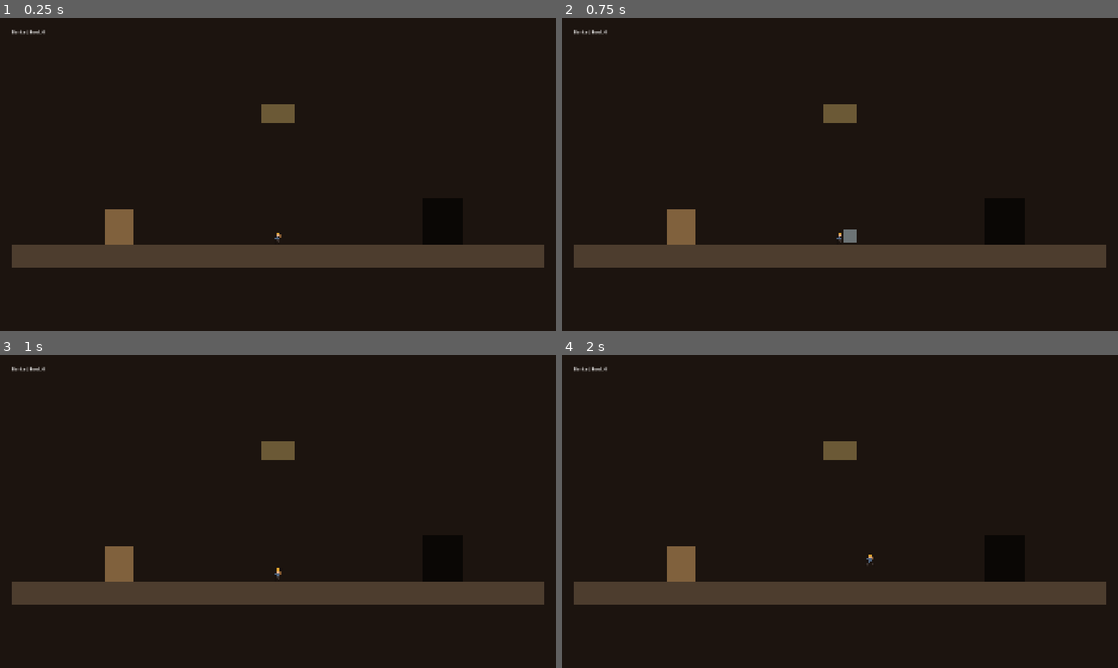
Above: before the commit, frames 1-4 (two rows, left to right).
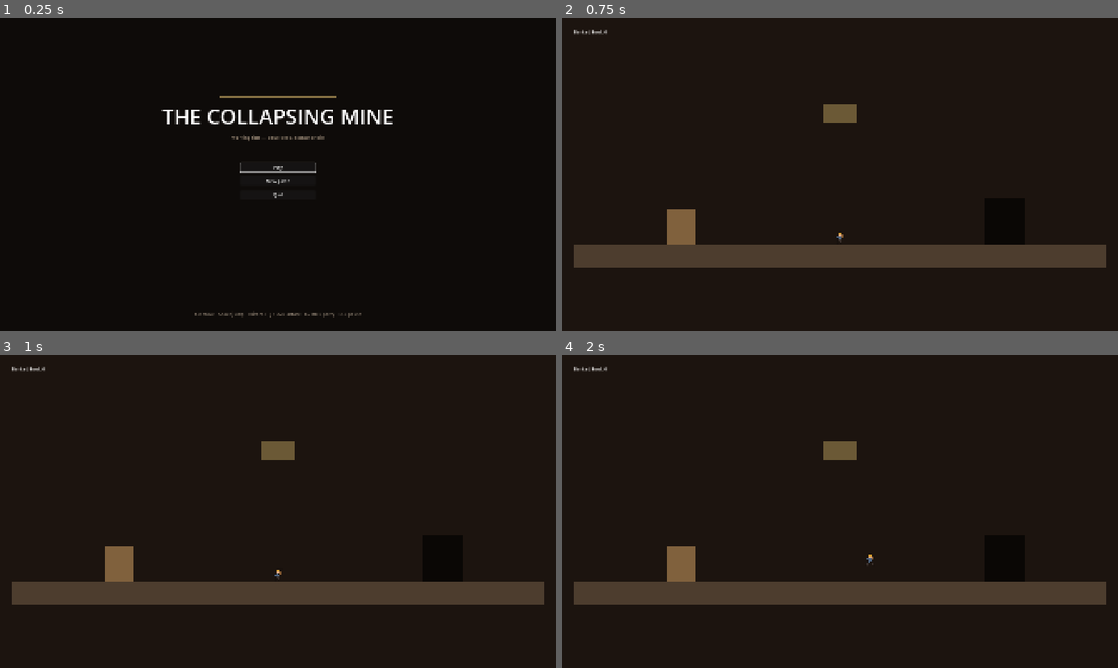
Above: after the commit, the same moments.

Repository: dlepi24/dungeon-delve
Game: Godot game, scene res://src/main/main.tscn
Same seed, same stepped clock (60 frames per second), same inputs: the game is played once before the commit and once after it. Before the commit the project starts from res://src/hub/hub.tscn.
Inputs (mouse positions are in pixels of both pictures, inside the frame that each line leads up to):
- Up to frame 1 (0.25 s): no input
- Up to frame 2 (0.75 s): click (840, 168) at 0.5 s, where only the run after the commit has a clickable "Play"
- Up to frame 3 (1 s): no input
- Up to frame 4 (2 s): tap Enter at 1.25 s; move the mouse to (962, 495) at 1.27 s; hold D (move_right) from 1.28 s (still down); click (962, 495) at 1.35 s; tap Space (jump) at 1.52, 1.82 s; right-click (962, 495) at 1.55 s

The runs differ from the first frame. In frame 1, 9.4% of the frame differs, in the area x 2-98%, y 3-96%; in frame 2, 0.1%; in frame 3, less than 0.1%; in frame 4, nothing differs.

Commit message:
Boot to a title screen instead of straight into the hub
Repurposes the M0 boot no-op at src/main into a real front door: Play /
Continue, New game behind an explicit wipe confirm, Quit, and a controls
line built from the LIVE keybinds so it never goes stale after a rebind.
Title reads 'The Collapsing Mine' marked as working title — the name is
still GDD open question 5.

Co-Authored-By: Claude Fable 5 <noreply@anthropic.com>

Diff:
--- a/project.godot
+++ b/project.godot
@@ -11,7 +11,7 @@
 [application]
 
 config/name="my-game"
-run/main_scene="res://src/hub/hub.tscn"
+run/main_scene="res://src/main/main.tscn"
 config/features=PackedStringArray("4.7", "GL Compatibility")
 
 [autoload]
--- a/src/main/main.gd
+++ b/src/main/main.gd
@@ -1,7 +1,61 @@
-extends Node2D
-## Boot scene. At M0 its only job is to prove the project runs clean from both
-## the editor and the CLI. The gray-box room and player arrive in M1.
+extends Control
+## The title screen. First thing a player sees; the game no longer boots you
+## straight into the hub mid-scene, because products start with a front door.
+##
+## Kept deliberately dumb: buttons route to scenes, and the one destructive
+## action (New Game wipes the save) hides behind an explicit confirm. Scene
+## flow is title -> hub -> delve -> hub; the title is only revisited on boot.
+##
+## Headless-safe by construction: tools/check.gd instantiates this scene
+## without adding it to the tree, so _ready never runs there — and everything
+## display-touching goes through the already-guarded Cursor helper anyway.
+
+const HUB_SCENE: String = "res://src/hub/hub.tscn"
+
+@onready var _play: Button = $Menu/Play
+@onready var _new_game: Button = $Menu/NewGame
+@onready var _quit: Button = $Menu/Quit
+@onready var _controls: Label = $Controls
+@onready var _confirm: PanelContainer = $Confirm
+@onready var _confirm_yes: Button = $Confirm/Margin/Rows/Buttons/Yes
+@onready var _confirm_cancel: Button = $Confirm/Margin/Rows/Buttons/Cancel
 
 
 func _ready() -> void:
-	print("Boot OK: main scene loaded, autoloads up, physics tick %d." % Engine.physics_ticks_per_second)
+	Cursor.menu()
+	# Menu ambience. The autoload survives the change into the hub, so the track
+	# carries through without restarting.
+	Music.play(&"hub")
+	_confirm.visible = false
+	_play.pressed.connect(_on_play)
+	_new_game.pressed.connect(func() -> void: _confirm.visible = true; _confirm_cancel.grab_focus())
+	_quit.pressed.connect(func() -> void: get_tree().quit())
+	_confirm_yes.pressed.connect(_on_wipe_confirmed)
+	_confirm_cancel.pressed.connect(func() -> void: _confirm.visible = false; _play.grab_focus())
+	# "Continue" when there is a save worth continuing; the distinction tells the
+	# player their progress is still here.
+	if GameState.banked_haul > 0 or not GameState.upgrade_levels.is_empty():
+		_play.text = "Continue"
+	_refresh_controls_line()
+	_play.grab_focus()
+
+
+## The verbs, from the LIVE keybinds — a static hint goes stale the moment a key
+## is rebound. Lesson from M2: a build that does not state its verbs gets judged
+## on the verbs you happened to guess.
+func _refresh_controls_line() -> void:
+	_controls.text = "%s%s move   %s jump   %s roll   %s / LMB attack   %s / RMB parry   ESC pause" % [
+		Keybinds.label_for(&"move_left"), Keybinds.label_for(&"move_right"),
+		Keybinds.label_for(&"jump"), Keybinds.label_for(&"roll"),
+		Keybinds.label_for(&"attack"), Keybinds.label_for(&"parry"),
+	]
+
+
+func _on_play() -> void:
+	get_tree().change_scene_to_file.call_deferred(HUB_SCENE)
+
+
+func _on_wipe_confirmed() -> void:
+	GameState.reset_save()
+	_confirm.visible = false
+	get_tree().change_scene_to_file.call_deferred(HUB_SCENE)
--- a/src/main/main.tscn
+++ b/src/main/main.tscn
@@ -1,6 +1,127 @@
-[gd_scene load_steps=2 format=3]
+[gd_scene load_steps=3 format=3]
 
 [ext_resource type="Script" path="res://src/main/main.gd" id="1_main"]
 
-[node name="Main" type="Node2D"]
+[sub_resource type="StyleBoxFlat" id="StyleBoxFlat_confirm"]
+bg_color = Color(0.05, 0.05, 0.07, 0.96)
+border_width_left = 2
+border_width_top = 2
+border_width_right = 2
+border_width_bottom = 2
+border_color = Color(0.7, 0.3, 0.25, 1)
+corner_radius_top_left = 6
+corner_radius_top_right = 6
+corner_radius_bottom_right = 6
+corner_radius_bottom_left = 6
+
+[node name="Main" type="Control"]
+anchors_preset = 15
+anchor_right = 1.0
+anchor_bottom = 1.0
 script = ExtResource("1_main")
+
+[node name="Background" type="ColorRect" parent="."]
+anchors_preset = 15
+anchor_right = 1.0
+anchor_bottom = 1.0
+color = Color(0.055, 0.042, 0.035, 1)
+
+; Lantern-warm accent bar over the title, echoing the mine's palette.
+[node name="Accent" type="ColorRect" parent="."]
+offset_left = 760.0
+offset_top = 268.0
+offset_right = 1160.0
+offset_bottom = 274.0
+color = Color(1.0, 0.85, 0.5, 0.5)
+
+[node name="Title" type="Label" parent="."]
+offset_left = 360.0
+offset_top = 290.0
+offset_right = 1560.0
+offset_bottom = 400.0
+theme_override_font_sizes/font_size = 72
+text = "THE COLLAPSING MINE"
+horizontal_alignment = 1
+
+[node name="Subtitle" type="Label" parent="."]
+offset_left = 360.0
+offset_top = 400.0
+offset_right = 1560.0
+offset_bottom = 430.0
+theme_override_colors/font_color = Color(0.65, 0.58, 0.5, 1)
+text = "working title — delve deep, extract or die"
+horizontal_alignment = 1
+
+[node name="Menu" type="VBoxContainer" parent="."]
+offset_left = 830.0
+offset_top = 500.0
+offset_right = 1090.0
+offset_bottom = 760.0
+theme_override_constants/separation = 16
+
+[node name="Play" type="Button" parent="Menu"]
+layout_mode = 2
+text = "Play"
+
+[node name="NewGame" type="Button" parent="Menu"]
+layout_mode = 2
+text = "New game"
+
+[node name="Quit" type="Button" parent="Menu"]
+layout_mode = 2
+text = "Quit"
+
+[node name="Controls" type="Label" parent="."]
+offset_left = 160.0
+offset_top = 1010.0
+offset_right = 1760.0
+offset_bottom = 1040.0
+theme_override_colors/font_color = Color(0.55, 0.5, 0.44, 1)
+text = "controls"
+horizontal_alignment = 1
+
+[node name="Confirm" type="PanelContainer" parent="."]
+visible = false
+anchors_preset = 8
+anchor_left = 0.5
+anchor_top = 0.5
+anchor_right = 0.5
+anchor_bottom = 0.5
+offset_left = -240.0
+offset_top = -90.0
+offset_right = 240.0
+offset_bottom = 90.0
+grow_horizontal = 2
+grow_vertical = 2
+theme_override_styles/panel = SubResource("StyleBoxFlat_confirm")
+
+[node name="Margin" type="MarginContainer" parent="Confirm"]
+layout_mode = 2
+theme_override_constants/margin_left = 24
+theme_override_constants/margin_top = 20
+theme_override_constants/margin_right = 24
+theme_override_constants/margin_bottom = 20
+
+[node name="Rows" type="VBoxContainer" parent="Confirm/Margin"]
+layout_mode = 2
+theme_override_constants/separation = 16
+
+[node name="Warning" type="Label" parent="Confirm/Margin/Rows"]
+layout_mode = 2
+text = "Start over?
+This wipes your banked haul and upgrades."
+horizontal_alignment = 1
+
+[node name="Buttons" type="HBoxContainer" parent="Confirm/Margin/Rows"]
+layout_mode = 2
+theme_override_constants/separation = 10
+
+[node name="Yes" type="Button" parent="Confirm/Margin/Rows/Buttons"]
+layout_mode = 2
+size_flags_horizontal = 3
+text = "Wipe and start over"
+
+[node name="Cancel" type="Button" parent="Confirm/Margin/Rows/Buttons"]
+layout_mode = 2
+size_flags_horizontal = 3
+text = "Cancel"
